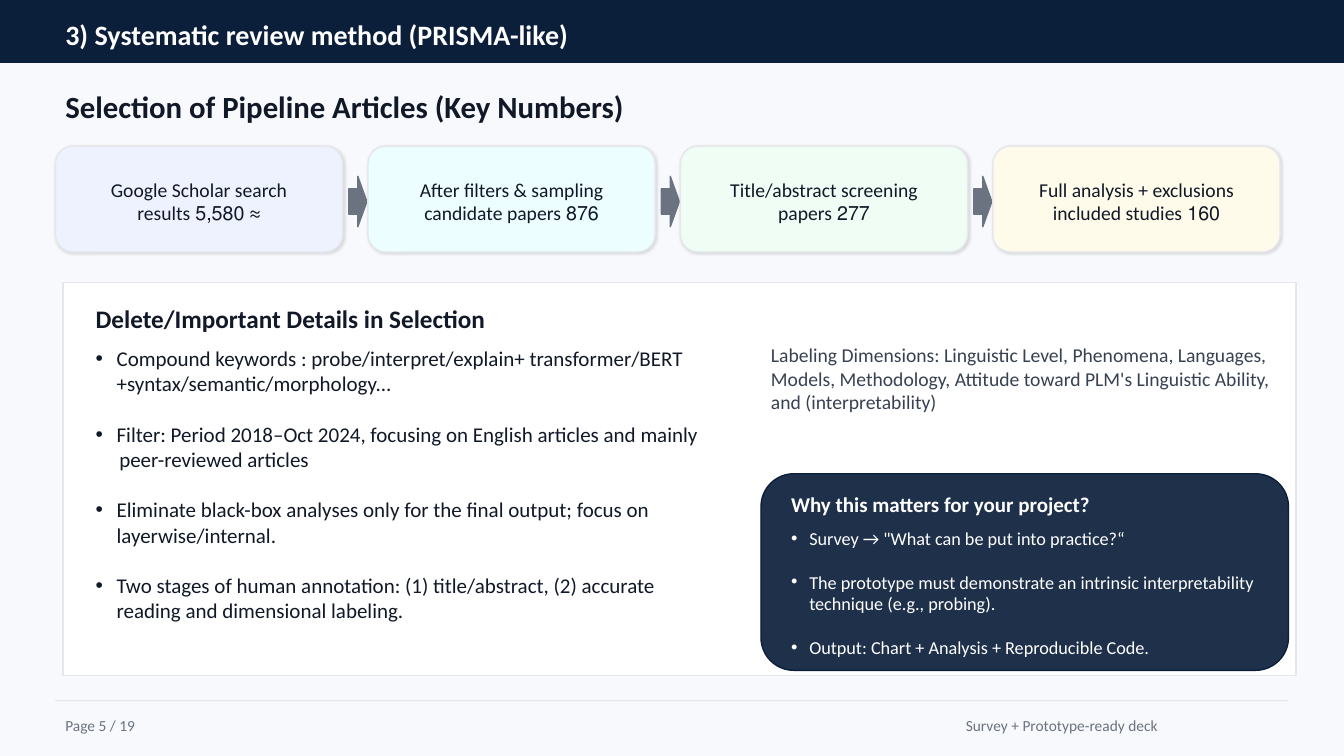
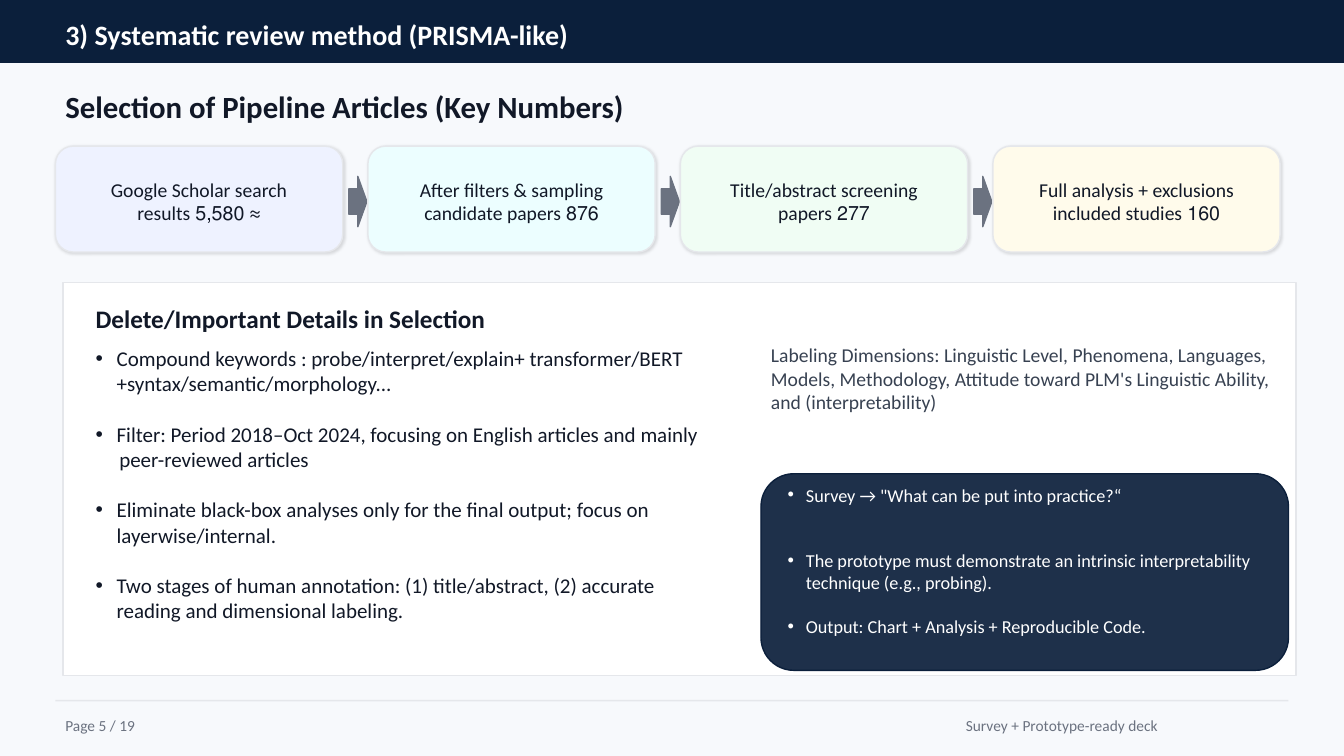
Before and after one commit to ALIXxDN/Interpretability-, a slide deck: slide 5 of Project/Linguistic_Interpretability.pptx. Drawn at 1344x756 pixels with LibreOffice and Linux fonts; fonts in the diff are those of the drawing. Boxes give left, top, right and bottom in pixels: in the first picture for what was removed or moved away, otherwise in the second. Text is boxed around its words. In the diff, an @@ line names an element or a change of style, - is before the commit and + after.

```diff
--- a/Project/Linguistic_Interpretability.pptx
+++ b/Project/Linguistic_Interpretability.pptx
@@ text "Survey → "What can be ..." rewrapped from [809, 576, 1253, 657] to [806, 489, 1250, 636] @@
@@ text removed at [791, 497, 1089, 516] @@
-Why this matters for your project?
```
